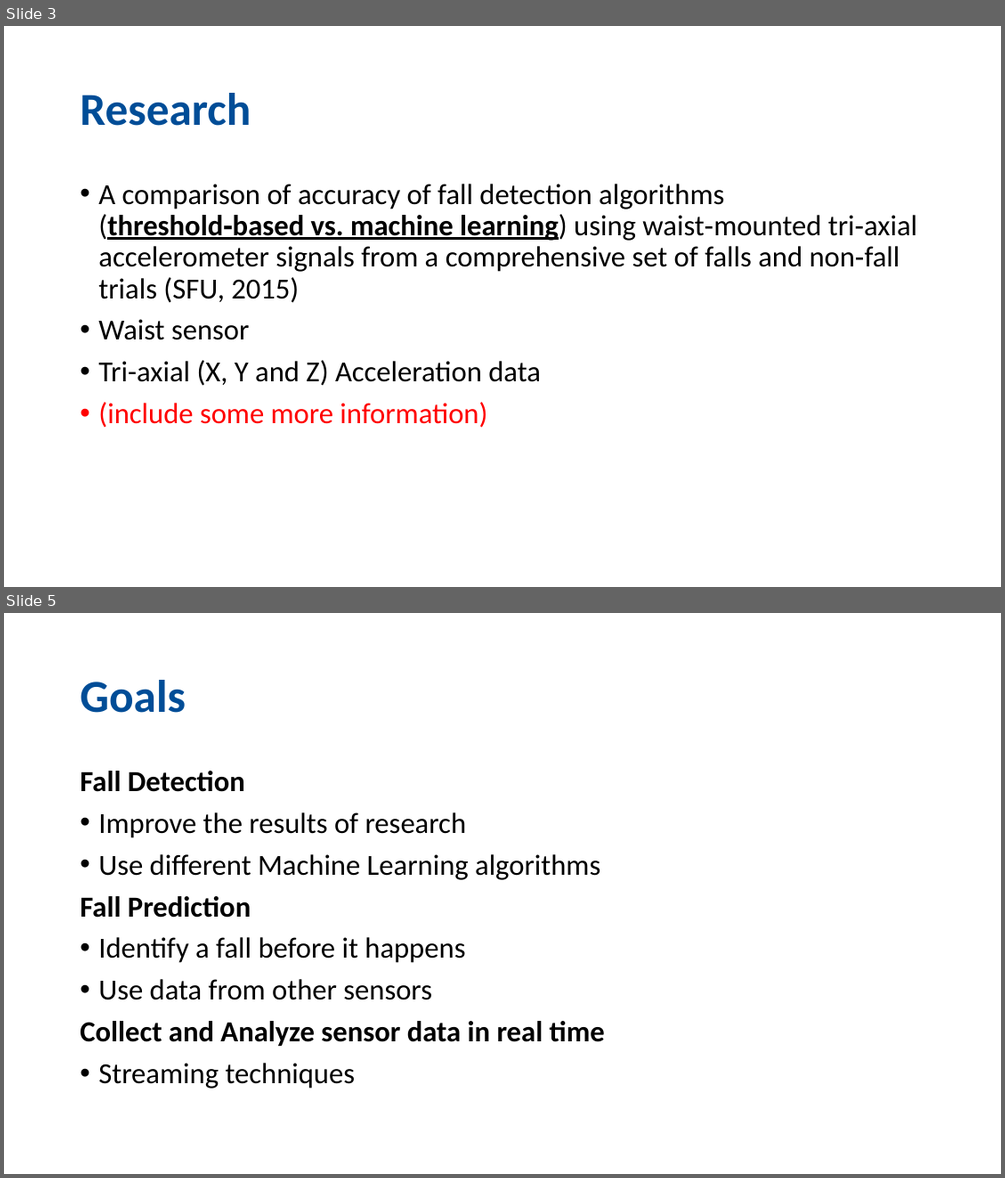
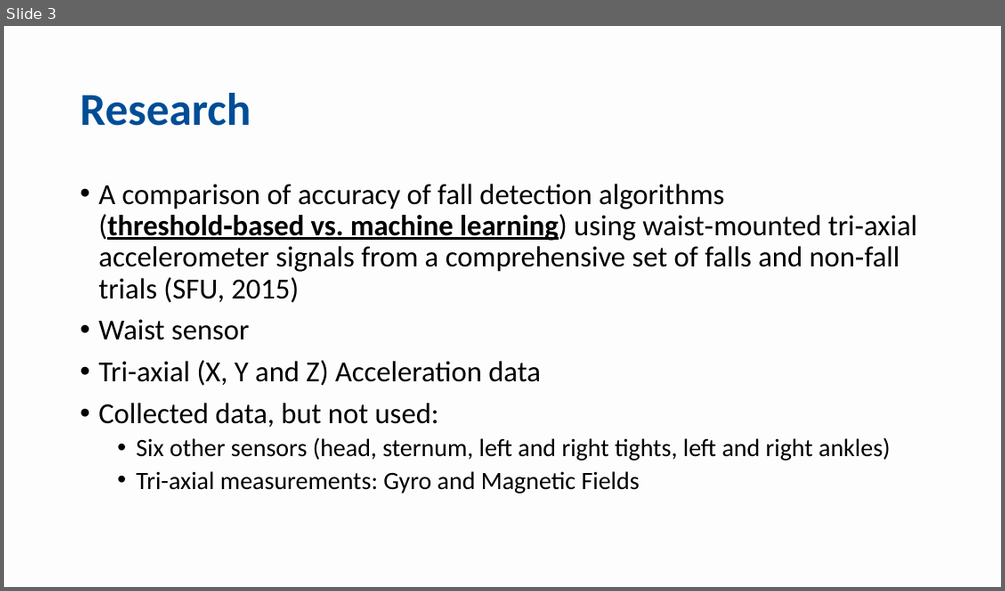
Before and after one commit to mdrmuhaimin/BigData2, a slide deck: docs/FallDetection.pptx. Shown one above the other, each under a label of ours: slides 3 and 5 before the commit, slide 3 after it; the slides between them are not shown. The pictures are 1005x1178 and 1005x591 pixels, drawn with LibreOffice and Linux fonts; fonts in the diff are those of the drawing. Boxes give left, top, right and bottom in pixels: in the first picture for what was removed or moved away, otherwise in the second. Text is boxed around its words. In the diff, an @@ line names an element or a change of style, - is before the commit and + after.

```diff
--- a/docs/FallDetection.pptx
+++ b/docs/FallDetection.pptx
@@ slide 5 removed at (4, 613, 1001, 1174), background #FFFFFF @@
@@ title removed at (80, 680, 186, 713) @@
-Goals
@@ text removed at (80, 771, 605, 1088) @@
-Fall Detection
-• Improve the results of research
-• Use different Machine Learning algorithms
-Fall Prediction
-• Identify a fall before it happens
-• Use data from other sensors
-Collect and Analyze sensor data in real time
-• Streaming techniques
@@ slide 3 changed as well @@
@@ background #FFFFFF to #FDFDFD @@
@@ text at (98, 402, 890, 493): text changed; size 28 to 24 pt; text colour #FF0000 to #000000 @@
-• (include some more information)
+• Collected data, but not used:
+  • Six other sensors (head, sternum, left and right tights, left and right ankles)
+  • Tri-axial measurements: Gyro and Magnetic Fields
```
Also in this commit, not shown: 3 other slides changed, 2 slides added, 2 other slides removed.
